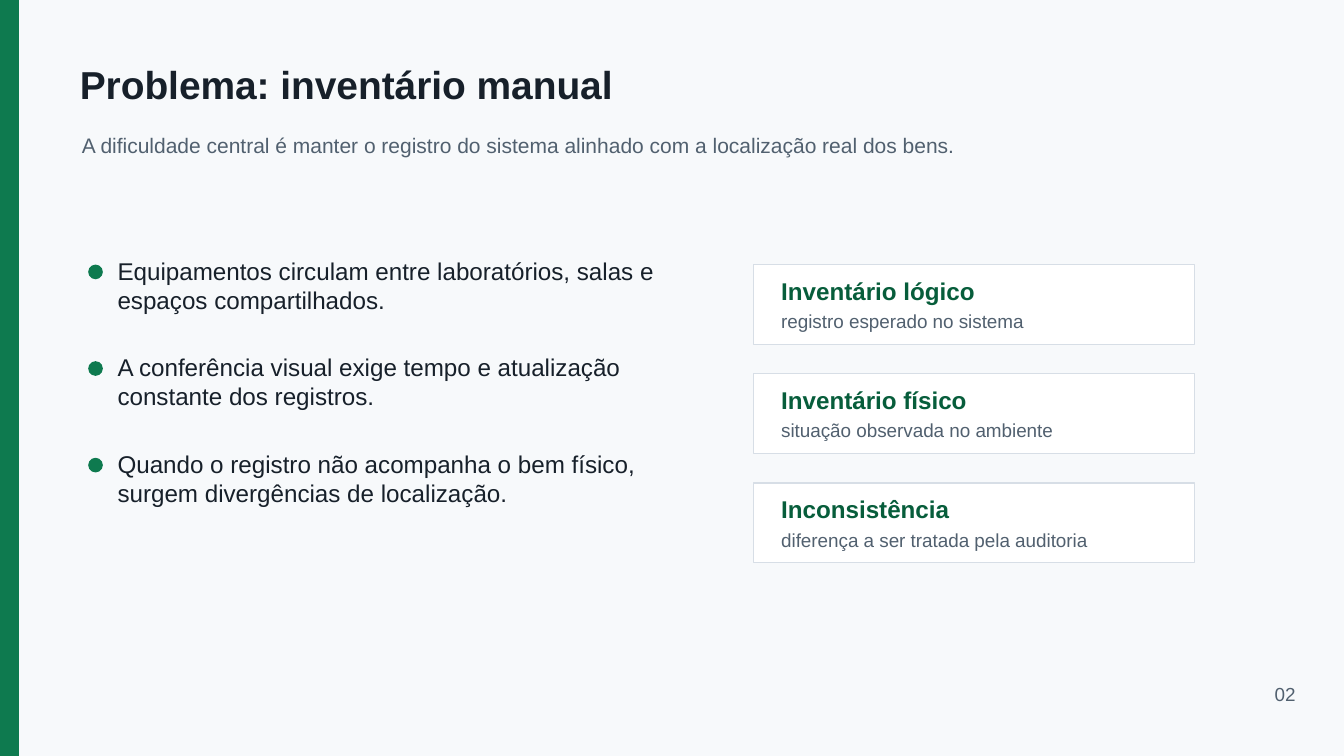
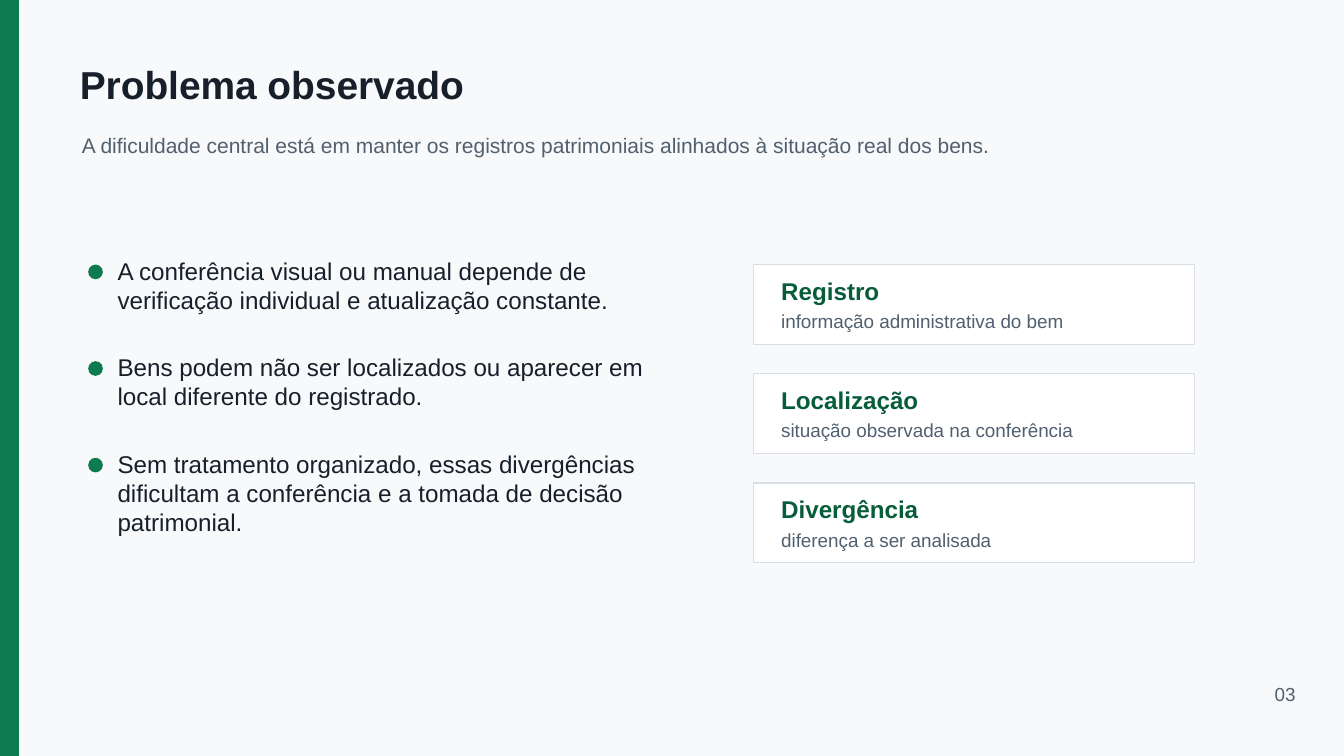
Before and after one commit to EzekLobo/InventoryRFID, a slide deck: slide 3 of docs/tcc/apresentacao-inventoryrfid-15min.pptx (slide 2 before the commit). Drawn at 1344x756 pixels with LibreOffice and Linux fonts; fonts in the diff are those of the drawing. Boxes give left, top, right and bottom in pixels: in the first picture for what was removed or moved away, otherwise in the second. Text is boxed around its words. In the diff, an @@ line names an element or a change of style, - is before the commit and + after.

```diff
--- a/docs/tcc/apresentacao-inventoryrfid-15min.pptx
+++ b/docs/tcc/apresentacao-inventoryrfid-15min.pptx
@@ text at bbox=[80, 70, 463, 100]: text changed @@
-Problema: inventário manual
+Problema observado
@@ text at bbox=[82, 137, 989, 157]: text changed @@
-A dificuldade central é manter o registro do sistema alinhado com a localização real dos bens.
+A dificuldade central está em manter os registros patrimoniais alinhados à situação real dos bens.
@@ text at bbox=[118, 262, 608, 314]: text changed @@
-Equipamentos circulam entre laboratórios, salas e espaços compartilhados.
+A conferência visual ou manual depende de verificação individual e atualização constante.
@@ text at bbox=[781, 282, 879, 305]: text changed @@
-Inventário lógico
+Registro
@@ text at bbox=[781, 314, 1064, 332]: text changed @@
-registro esperado no sistema
+informação administrativa do bem
@@ text at bbox=[118, 358, 643, 410]: text changed @@
-A conferência visual exige tempo e atualização constante dos registros.
+Bens podem não ser localizados ou aparecer em local diferente do registrado.
@@ text at bbox=[781, 391, 918, 414]: text changed @@
-Inventário físico
+Localização
@@ text at bbox=[781, 423, 1073, 441]: text changed @@
-situação observada no ambiente
+situação observada na conferência
@@ text at bbox=[118, 455, 635, 503]: text changed @@
-Quando o registro não acompanha o bem físico, surgem divergências de localização.
+Sem tratamento organizado, essas divergências dificultam a conferência e a tomada de decisão patrimonial.
@@ text at bbox=[781, 500, 918, 523]: text changed @@
-Inconsistência
+Divergência
@@ text at bbox=[781, 533, 992, 551]: text changed @@
-diferença a ser tratada pela auditoria
+diferença a ser analisada
@@ text at bbox=[1275, 688, 1296, 701]: text changed @@
-02
+03
```
Also in this commit, not shown: 13 other slides changed, 4 slides added, 3 slides removed.
